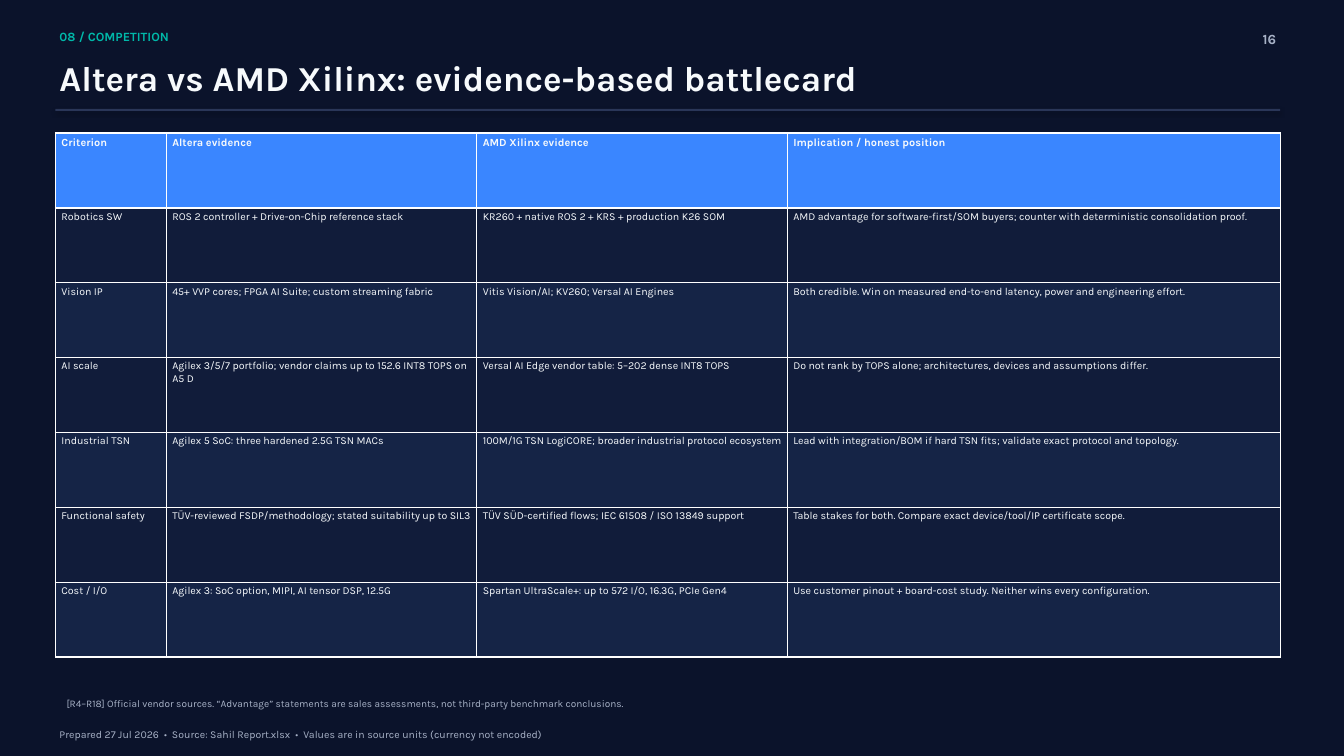
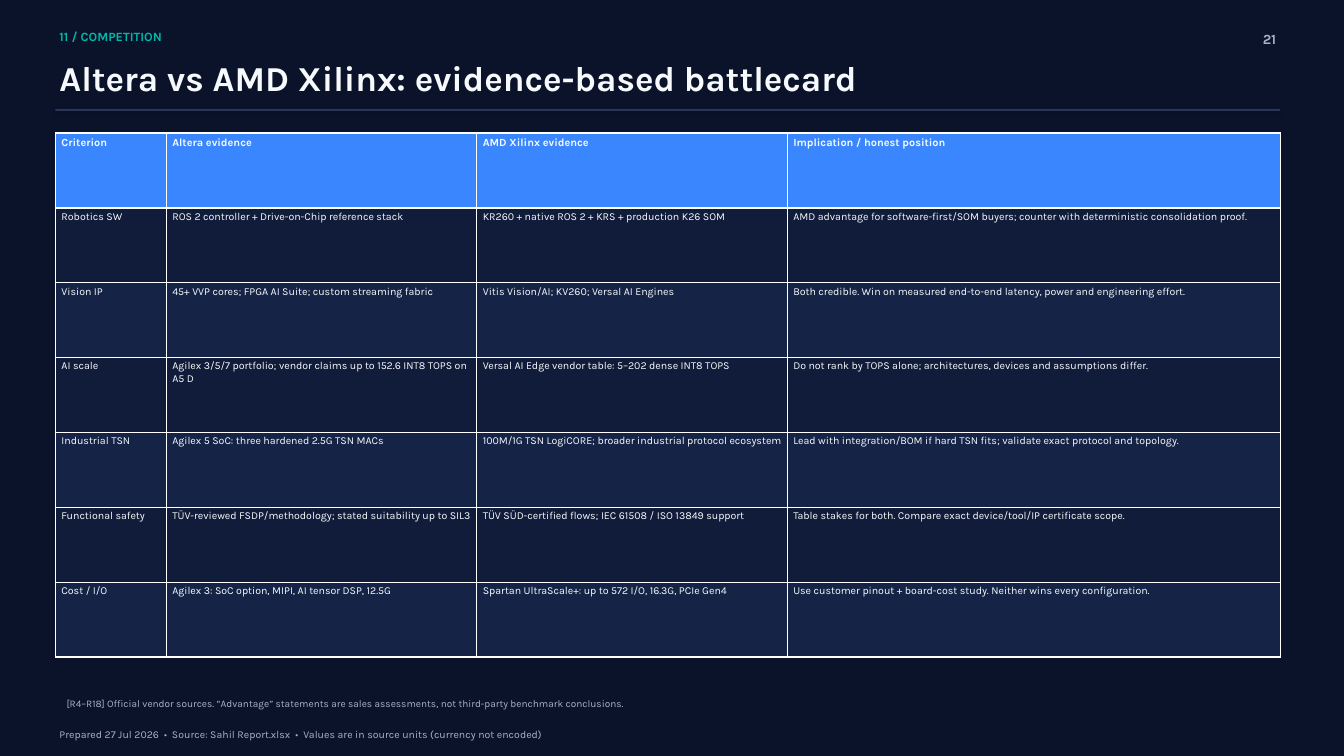
Before and after one commit to sahilpat28/Cursor_Sahil, a slide deck: slide 21 of qbr/output/Sahil_QBR_2026-07-29.pptx (slide 16 before the commit). Drawn at 1344x756 pixels with LibreOffice and Linux fonts; fonts in the diff are those of the drawing. Boxes give left, top, right and bottom in pixels: in the first picture for what was removed or moved away, otherwise in the second. Text is boxed around its words. In the diff, an @@ line names an element or a change of style, - is before the commit and + after.

```diff
--- a/qbr/output/Sahil_QBR_2026-07-29.pptx
+++ b/qbr/output/Sahil_QBR_2026-07-29.pptx
@@ text at box(59, 32, 162, 41): text changed @@
-08 / COMPETITION
+11 / COMPETITION
@@ text at box(1263, 35, 1276, 44): text changed @@
-16
+21
```
Also in this commit, not shown: 12 other slides changed, 5 slides added, 3 other files.
